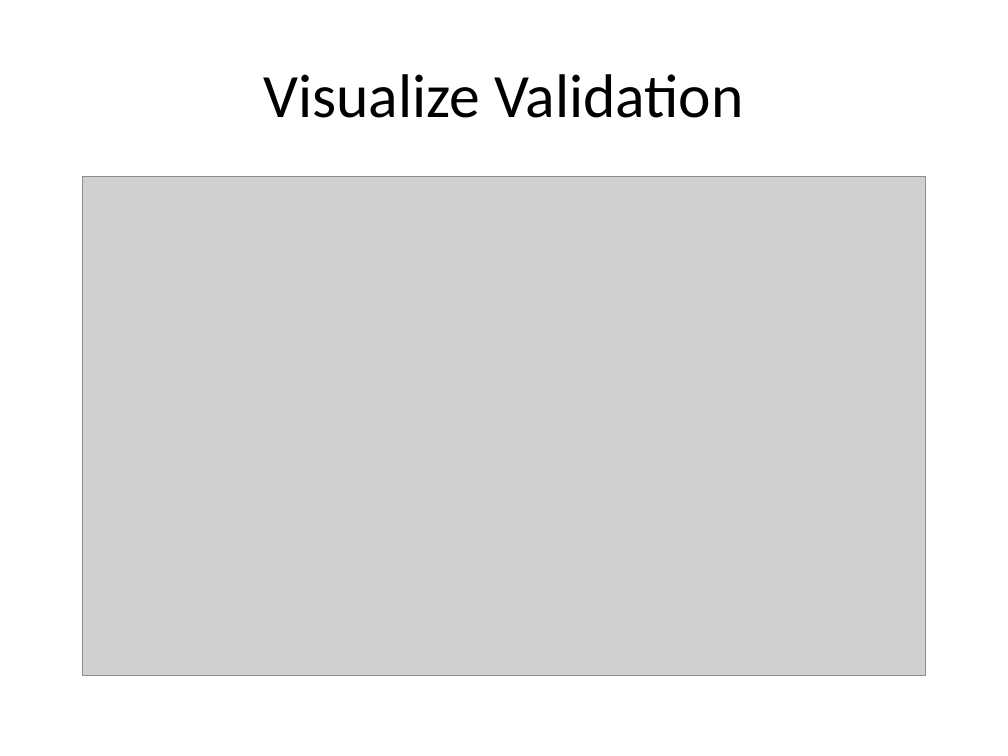
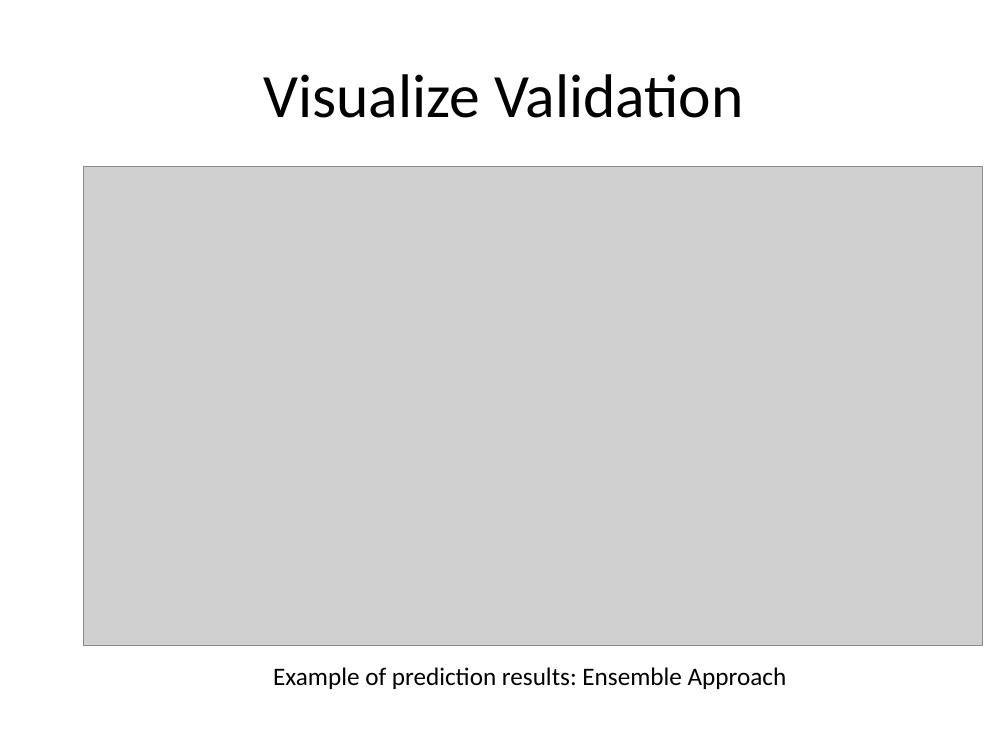
Before and after one commit to hxwang/revenue-prediction, a slide deck: slide 12 of doc/presentation/revenue-prediction.pptx. Drawn at 1008x756 pixels with LibreOffice and Linux fonts; fonts in the diff are those of the drawing; grey boxes stand for pictures. Boxes give left, top, right and bottom in pixels: in the first picture for what was removed or moved away, otherwise in the second. Text is boxed around its words. In the diff, an @@ line names an element or a change of style, - is before the commit and + after.

```diff
--- a/doc/presentation/revenue-prediction.pptx
+++ b/doc/presentation/revenue-prediction.pptx
@@ picture: place and size @@
-picture at [83,176,925,675]
+picture at [84,166,983,645]
@@ text added at [273,667,787,689], 18 pt, text #000000 @@
+Example of prediction results: Ensemble Approach
```
Also in this commit, not shown: 1 slide added, 3 other files.
